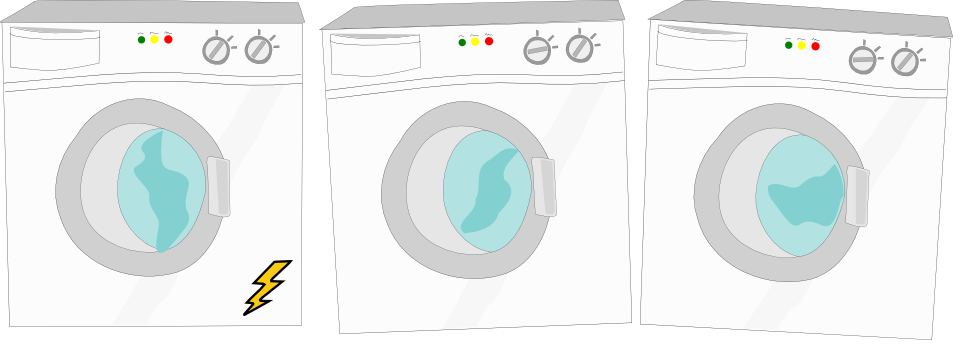
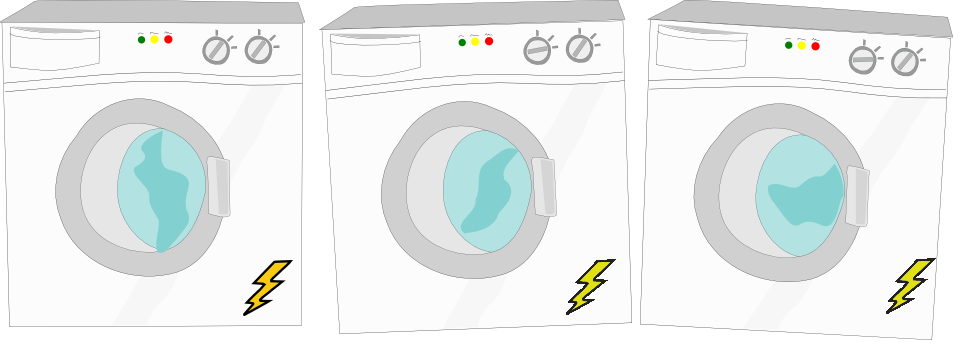
Before/after of a (960, 352) layered artwork. What changed in the layer stack:
painted on "secadora.png" over [566,258,936,315]
